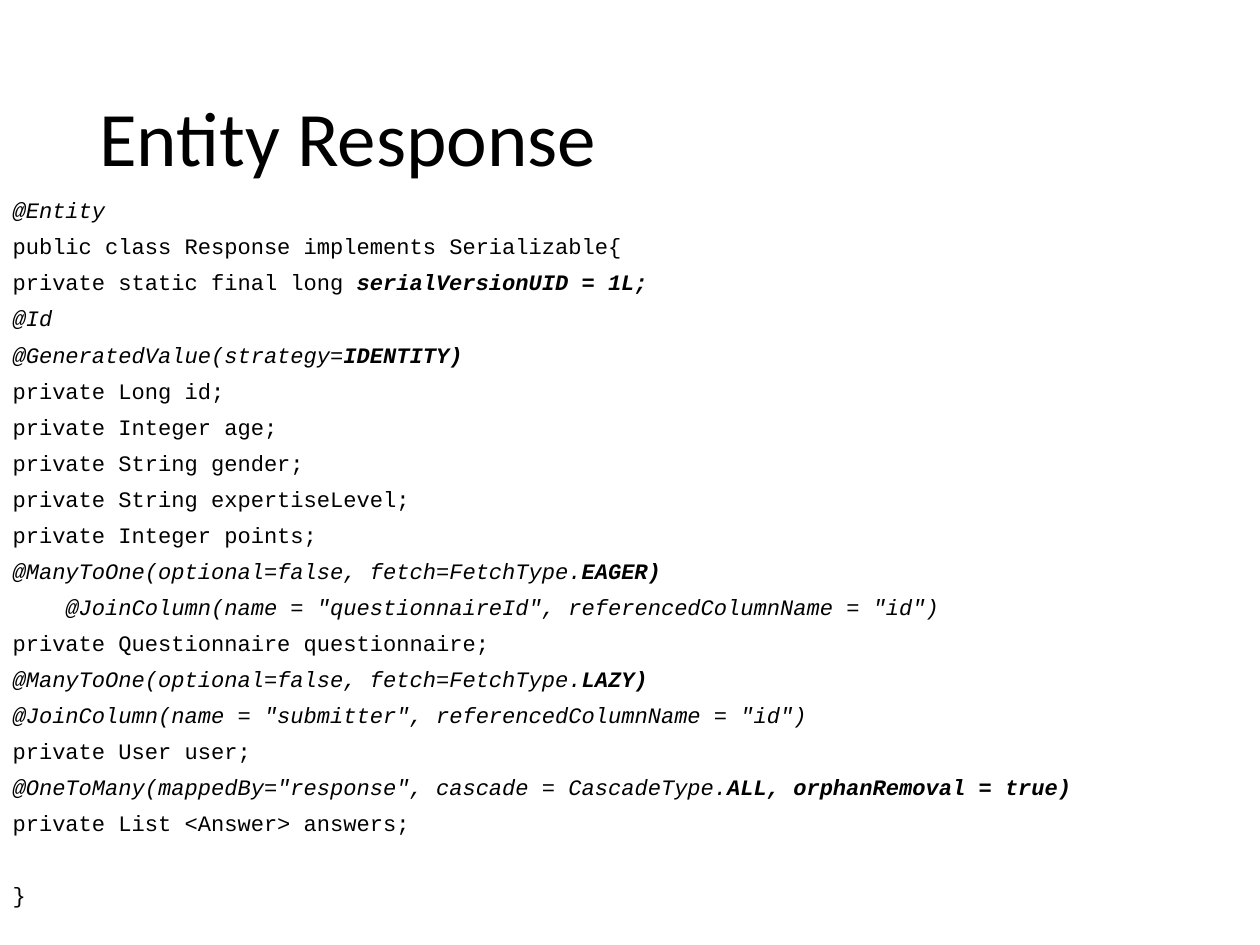
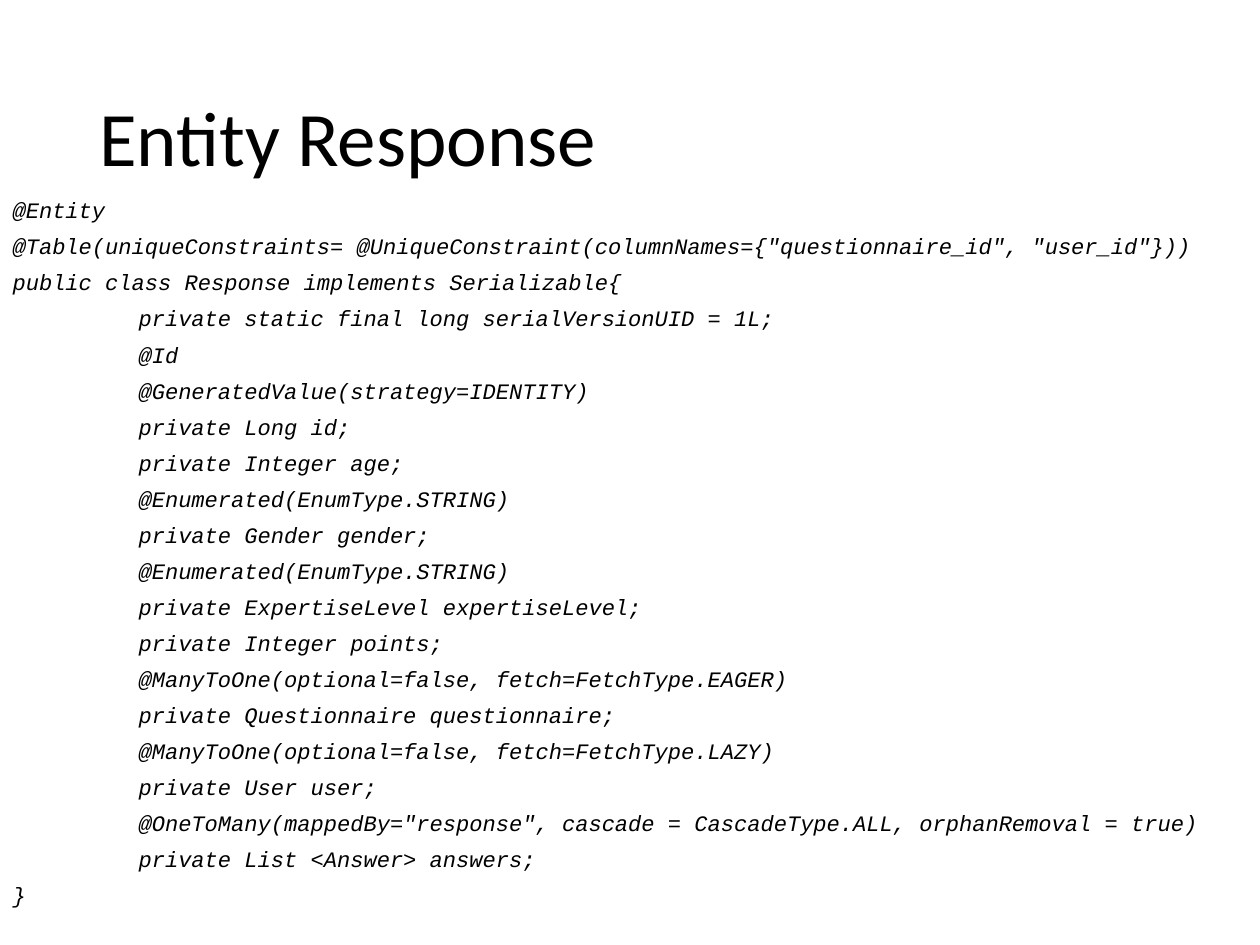
Before and after one commit to Paso198/Gamified-Marketing-Application, a slide deck: slide 22 of Design.pptx (slide 20 before the commit). Drawn at 1260x945 pixels with LibreOffice and Linux fonts; fonts in the diff are those of the drawing. Boxes give left, top, right and bottom in pixels: in the first picture for what was removed or moved away, otherwise in the second. Text is boxed around its words. In the diff, an @@ line names an element or a change of style, - is before the commit and + after.

```diff
--- a/Design.pptx
+++ b/Design.pptx
@@ text at [13, 238, 1191, 259]: paragraph added @@
+@Table(uniqueConstraints= @UniqueConstraint(columnNames={"questionnaire_id", "user_id"}))
@@ text at [13, 275, 1197, 872]: italic on in "public class Response implements Serializable{", "private static final long", "private Long id;", "private Integer age;" and 5 more places; bold off in "serialVersionUID = 1L;", "@GeneratedValue(strategy=IDENTITY)", "fetch=FetchType.EAGER)", "fetch=FetchType.LAZY)" and 1 more places @@
@@ text at [139, 491, 641, 620]: text changed; italic on @@
-private String gender;
-private String expertiseLevel;
+@Enumerated(EnumType.STRING)
+private Gender gender;
+@Enumerated(EnumType.STRING)
+private ExpertiseLevel expertiseLevel;
@@ text at [66, 599, 939, 620]: paragraph removed @@
-@JoinColumn(name = "questionnaireId", referencedColumnName = "id")
@@ text at [13, 707, 806, 728]: paragraph removed @@
-@JoinColumn(name = "submitter", referencedColumnName = "id")
```
Also in this commit, not shown: 8 other slides changed, 4 slides added, 1 slide removed, 3 other files.
